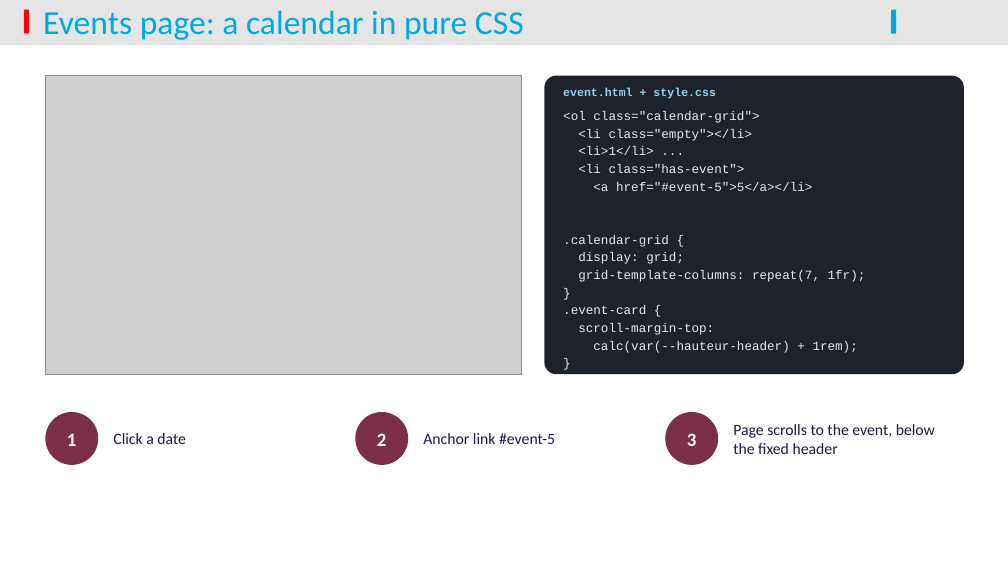
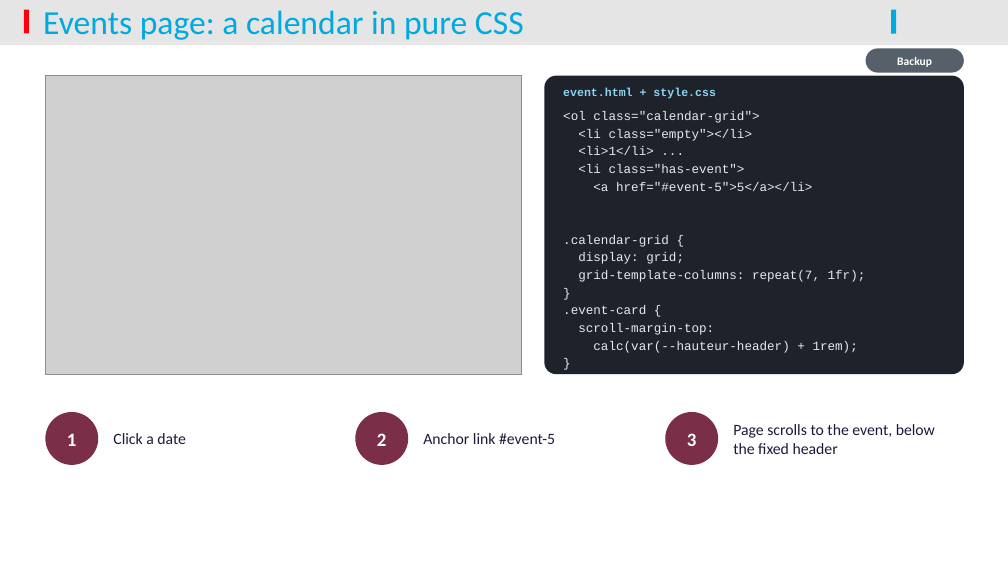
Before and after one commit to Mathatou/WebDesign, a slide deck: slide 12 of ITW_Presentation_Saint-Gratien.pptx (slide 10 before the commit). Drawn at 1008x567 pixels with LibreOffice and Linux fonts; fonts in the diff are those of the drawing; grey boxes stand for pictures; background and template pictures are left out. Boxes give left, top, right and bottom in pixels: in the first picture for what was removed or moved away, otherwise in the second. Text is boxed around its words. In the diff, an @@ line names an element or a change of style, - is before the commit and + after.

Commit message:
Shorten slides to 9 + 4 backup slides, update speakers

```diff
--- a/ITW_Presentation_Saint-Gratien.pptx
+++ b/ITW_Presentation_Saint-Gratien.pptx
@@ rounded rectangle added at (x1=866, y1=48, x2=964, y2=73), fill #55606A, 11 pt, text #FFFFFF, bold @@
+Backup
```
Also in this commit, not shown: 3 other slides changed, 2 slides removed.
